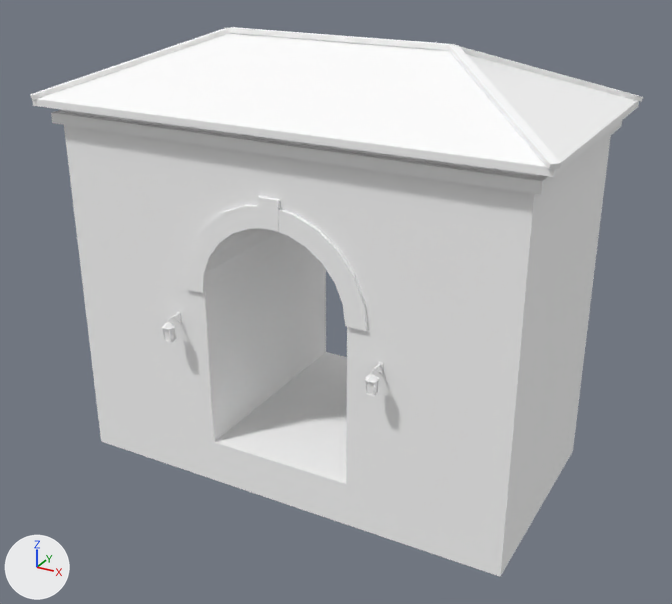
What one commit did to the glTF model games/yorimichi/assets/belmonte/meshes/SM_BM_BH_Porta_Nord.glb.
One viewpoint serves both versions: a camera (50 mm lens) standing at (12.77, -23.13, 14.8) and looking at (0.28, -0.44, 3.45). The axes (+X, +Y, +Z) are drawn at lower left. The lights are the same throughout. The picture after the commit comes second. Vertices at exactly the same position are counted once.

Names of what the first picture shows: 'SM_BM_BH_Porta_Nord'.
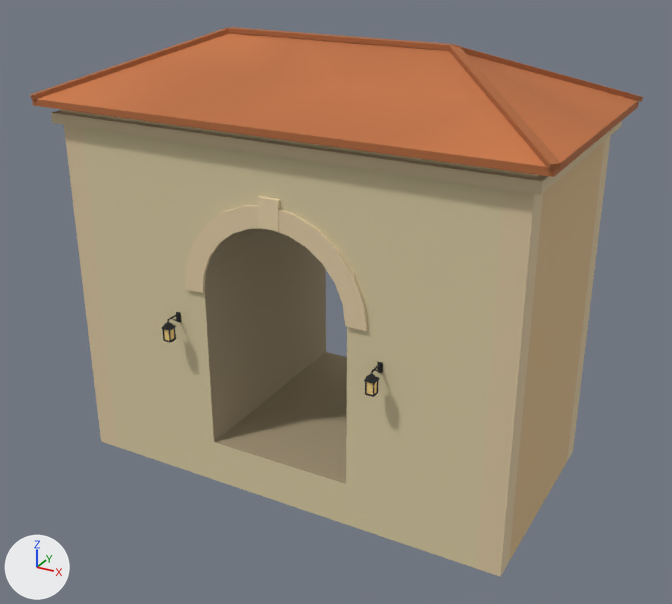
Pixel boxes [x1, y1, x2, y2] of what changed, in the pictures (672 x 604 px):
part 1 of me_sm_bh_porta_nord, recoloured (white to beige)
    both: [51, 33, 622, 577]
part 2 of me_sm_bh_porta_nord, recoloured
    both: [31, 27, 643, 484]

Diff of the bpy script that builds the scene:
```diff
--- a/games/yorimichi/assets/belmonte/meshes/SM_BM_BH_Porta_Nord.glb.py
+++ b/games/yorimichi/assets/belmonte/meshes/SM_BM_BH_Porta_Nord.glb.py
@@ me_sm_bh_porta_nord @@
 me_sm_bh_porta_nord.from_pydata(...)  # 1124 vertices, 1815 faces; spans x -7.7..7.7, y -4.2..4.2, z -2.0..11.2
 # used by ob_sm_bm_bh_porta_nord; location = (0.0, 0.0, 0.0)
+# me_sm_bh_porta_nord part 1: 1428 faces centred in x -7.2..7.2, y -4.1..3.7, z -1.9..10.6 are repainted in the vertex colours; the middle colour goes from white #ffffff to beige #dacca3
+# me_sm_bh_porta_nord part 2: 387 faces centred in x -7.6..7.6, y -4.1..4.1, z -0.6..11.2 are repainted in the vertex colours; the middle colour goes from white #ffffff to black #212121
 me_sm_bh_porta_nord.materials.append(mat_bm_000_m_stone_045)
```
